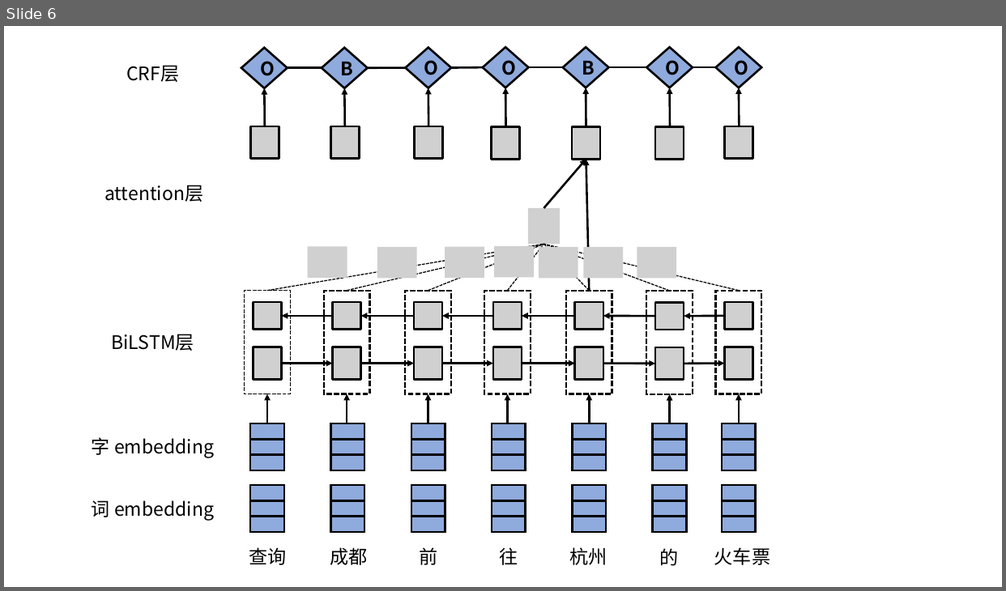
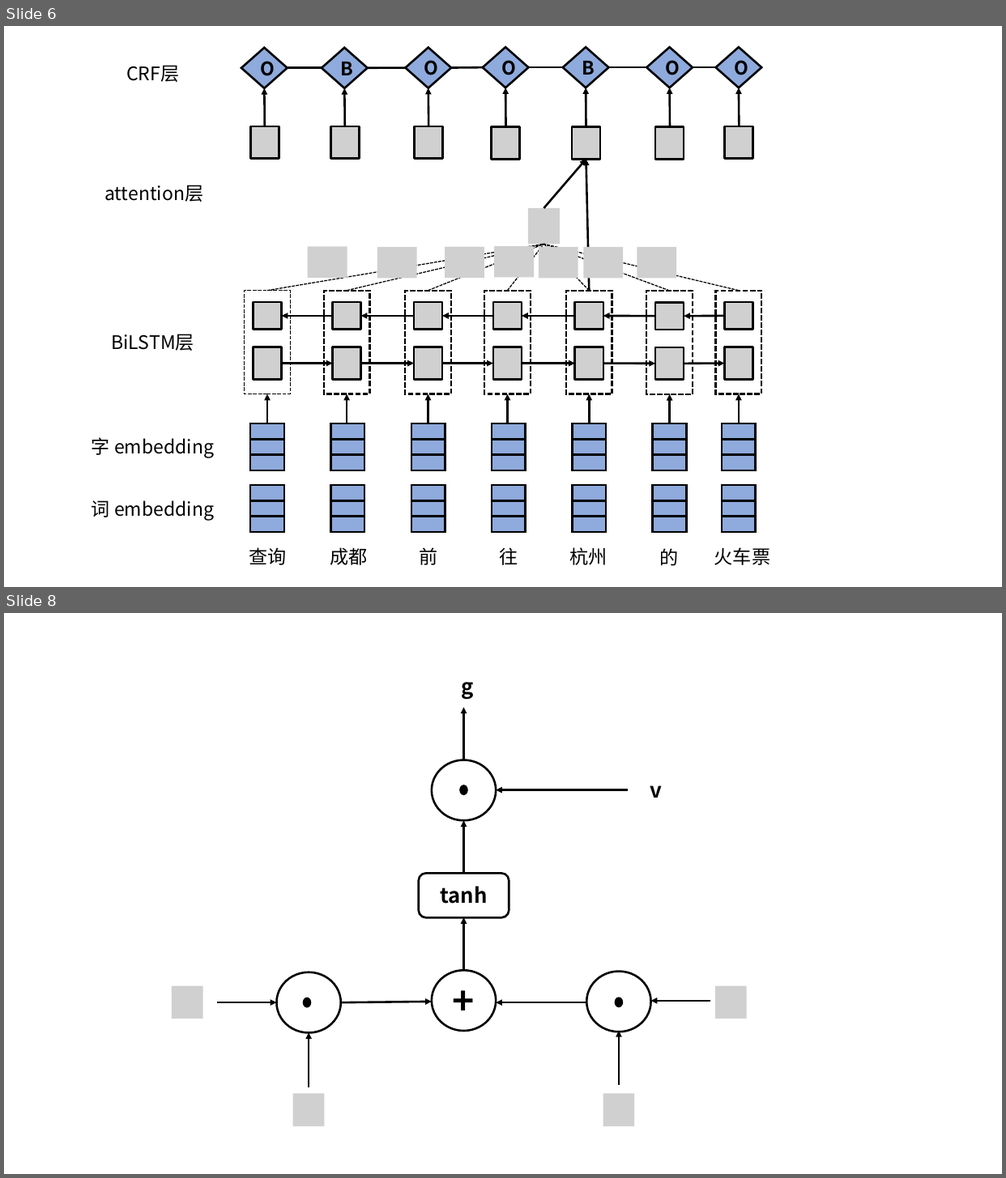
Before and after one commit to weixiao2333/zjuthesis-mphil, a slide deck: 论文图.pptx. Shown one above the other, each under a label of ours: slide 6 before the commit, slides 6 and 8 after it; the slides between them are not shown. The pictures are 1006x591 and 1006x1178 pixels, drawn with LibreOffice and Linux fonts; fonts in the diff are those of the drawing; grey boxes stand for pictures. Boxes give left, top, right and bottom in pixels: in the first picture for what was removed or moved away, otherwise in the second. Text is boxed around its words. In the diff, an @@ line names an element or a change of style, - is before the commit and + after.

```diff
--- a/论文图.pptx
+++ b/论文图.pptx
@@ slide 8 added at bbox=[4, 613, 1002, 1174], background #FFFFFF @@
@@ text added at bbox=[461, 682, 473, 700], 20 pt, text #000000, bold @@
+g
@@ arrow added from (463, 760) to (463, 707), #000000 2 pt @@
@@ ellipse added at bbox=[432, 760, 496, 820], outline #000000 2 pt @@
@@ ellipse added at bbox=[461, 786, 467, 794], fill #000000, outline #000000 2 pt @@
@@ arrow added from (629, 790) to (496, 790), #000000 2 pt @@
@@ text added at bbox=[650, 786, 663, 798], 20 pt, text #000000, bold @@
+v
@@ arrow added from (463, 874) to (463, 820), #000000 2 pt @@
@@ rounded rectangle added at bbox=[419, 874, 509, 918], outline #000000 2 pt @@
@@ text added at bbox=[440, 886, 487, 904], 20 pt, text #000000, bold @@
+tanh
@@ arrow added from (463, 971) to (463, 918), #000000 2 pt @@
@@ ellipse added at bbox=[276, 973, 341, 1033], outline #000000 2 pt @@
@@ text added at bbox=[424, 974, 503, 1028], 36 pt, text #000000, bold @@
++
@@ ellipse added at bbox=[432, 971, 496, 1032], outline #000000 2 pt @@
@@ ellipse added at bbox=[586, 972, 651, 1033], outline #000000 2 pt @@
@@ picture added at bbox=[172, 986, 203, 1020] @@
@@ ellipse added at bbox=[304, 999, 310, 1007], fill #000000, outline #000000 2 pt @@
@@ ellipse added at bbox=[616, 999, 622, 1007], fill #000000, outline #000000 2 pt @@
@@ arrow added from (710, 1001) to (651, 1001), #000000 2 pt @@
@@ picture added at bbox=[715, 986, 747, 1020] @@
@@ arrow added from (217, 1003) to (276, 1003), #000000 2 pt @@
@@ arrow added from (341, 1003) to (432, 1002), #000000 2 pt @@
@@ arrow added from (586, 1003) to (496, 1003), #000000 2 pt @@
@@ arrow added from (309, 1088) to (309, 1033), #000000 2 pt @@
@@ arrow added from (619, 1085) to (619, 1031), #000000 2 pt @@
@@ picture added at bbox=[293, 1093, 325, 1127] @@
@@ picture added at bbox=[603, 1093, 634, 1127] @@
```
Also in this commit, not shown: 1 slide changed, 1 other slide added.
